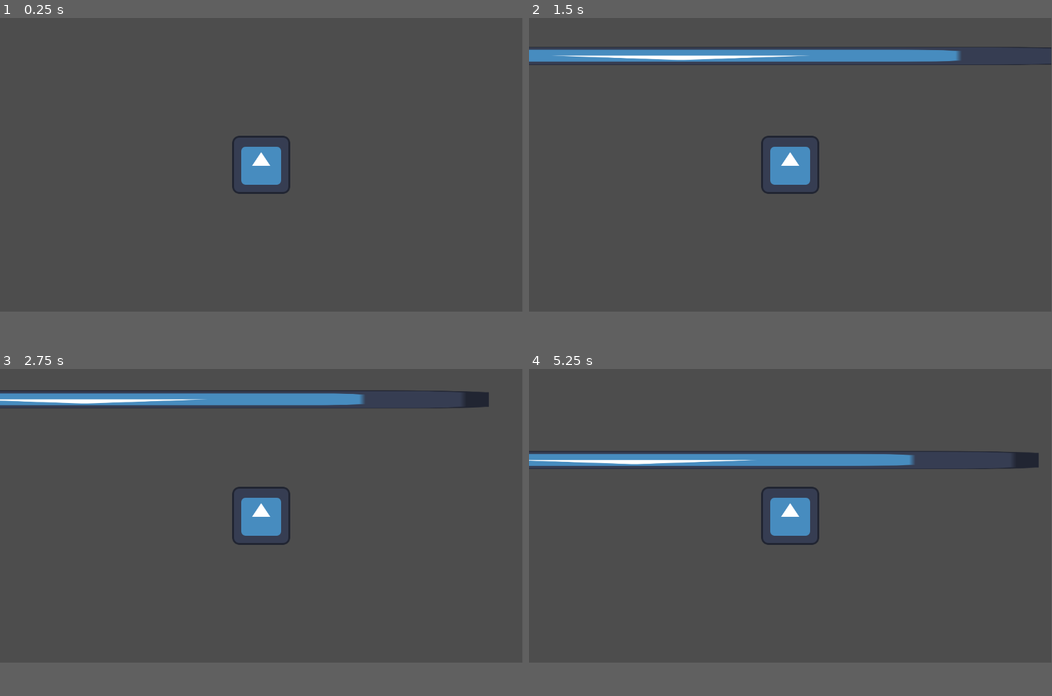
Above: before the commit, frames 1-4 (two rows, left to right).
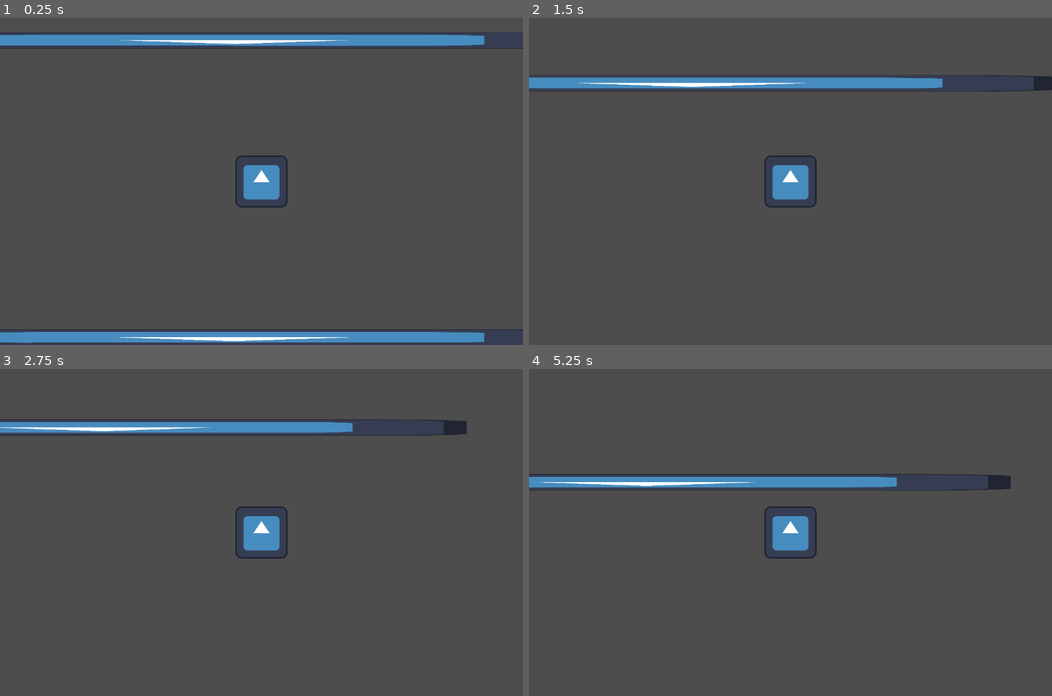
Above: after the commit, the same moments.

Repository: azulws/gamejam
Game: Godot game, scene res://escenas/mundo.tscn
Two runs of this game, one before a commit and one after it. Both use one fixed random seed, a clock stepped at 60 frames per second and the inputs below. The engine's default icon, where the game draws it, is replaced by a stand-in: a white triangle on a blue panel in a dark square.
Inputs:
- Up to frame 1 (0.25 s): no input
- Up to frame 2 (1.5 s): tap Enter at 0.5 s; hold W (arriba) 0.53-1.28 s; hold D (der) 0.53-1.28 s; hold S (abajo) from 1.28 s (still down); tap D (der) at 1.35 s
- Up to frame 3 (2.75 s): release S (abajo) at 2.03 s; hold W (arriba) from 2.03 s (still down); hold D (der) from 2.03 s (still down)
- Up to frame 4 (5.25 s): release D (der) at 2.78 s; tap D (der) at 2.85, 4.35 s; release W (arriba) at 3.53 s; hold D (der) 3.53-4.28 s; hold A (izq) 3.53-5.03 s; tap Space at 4.25 s; hold S (abajo) from 5.03 s (still down); hold D (der) from 5.03 s (still down)
In our replay, the window is 799x449 before the commit and 800x500 after it. These sizes can differ from the game's own. Grey fills any space a smaller window leaves; there, only what the larger window draws over its background counts as a difference.

The runs differ from the first frame. In frame 1, 8.0% of the frame differs, in the area x 0-100%, y 4-100%; in frame 2, 7.6%; in frame 3, 7.3%; in frame 4, 7.5%.

Commit message:
cambio velocidad

Diff:
--- /dev/null
+++ b/gamejam/codigo/enimigo.gd
@@ -0,0 +1,3 @@
+extends CharacterBody2D
+
+const SPEED = 300.0
--- a/gamejam/codigo/jugador.gd
+++ b/gamejam/codigo/jugador.gd
@@ -1,7 +1,7 @@
 extends CharacterBody2D
 
 const SPEED = 300.0
-const COLLISION_SLOWDOWN = 0.5  # Factor de reducción (50% de velocidad al colisionar)
+const COLLISION_SLOWDOWN = 0.5
 var direction: Vector2 = Vector2.ZERO
 var colliding
 
@@ -27,7 +27,7 @@
 			velocity *= COLLISION_SLOWDOWN
 
 	else:
-		velocity = velocity.move_toward(Vector2.ZERO, SPEED * delta)
+		velocity = velocity.move_toward(Vector2.ZERO, SPEED)
 
 	# Mueve al personaje y verifica colisiones
 	colliding = move_and_slide()
--- a/gamejam/escenas/mundo.tscn
+++ b/gamejam/escenas/mundo.tscn
@@ -1,8 +1,9 @@
-[gd_scene load_steps=4 format=3 uid="uid://c1k8jtm1tfs7d"]
+[gd_scene load_steps=5 format=3 uid="uid://c1k8jtm1tfs7d"]
 
 [ext_resource type="PackedScene" uid="uid://domoyeie03bdd" path="res://escenas/jugador.tscn" id="1_uceuo"]
 [ext_resource type="PackedScene" uid="uid://bkqxjv25p26tt" path="res://escenas/limiteMapa.tscn" id="2_kmei0"]
 [ext_resource type="Texture2D" uid="uid://8am5mw07dpqu" path="res://icon.svg" id="3_p2i8y"]
+[ext_resource type="Script" path="res://escenas/timer.gd" id="4_uakf8"]
 
 [node name="mundo" type="Node2D"]
 
@@ -28,3 +29,9 @@
 rotation = -3.14159
 scale = Vector2(13.9297, 0.3125)
 texture = ExtResource("3_p2i8y")
+
+[node name="Timer" type="Timer" parent="."]
+wait_time = 33.89
+one_shot = true
+autostart = true
+script = ExtResource("4_uakf8")
--- /dev/null
+++ b/gamejam/escenas/timer.gd
@@ -0,0 +1,4 @@
+extends Timer
+
+func _on_timer_timeout():
+	print("Time out")
--- a/gamejam/project.godot
+++ b/gamejam/project.godot
@@ -14,6 +14,11 @@
 run/main_scene="res://escenas/mundo.tscn"
 config/features=PackedStringArray("4.3", "Forward Plus")
 config/icon="res://icon.svg"
+
+[display]
+
+window/size/viewport_width=1280
+window/size/viewport_height=800
 
 [input]
 
@@ -46,3 +51,7 @@
 "events": [Object(InputEventKey,"resource_local_to_scene":false,"resource_name":"","device":-1,"window_id":0,"alt_press …(191 unchanged characters)…
 ]
 }
+
+[rendering]
+
+textures/canvas_textures/default_texture_filter=0
